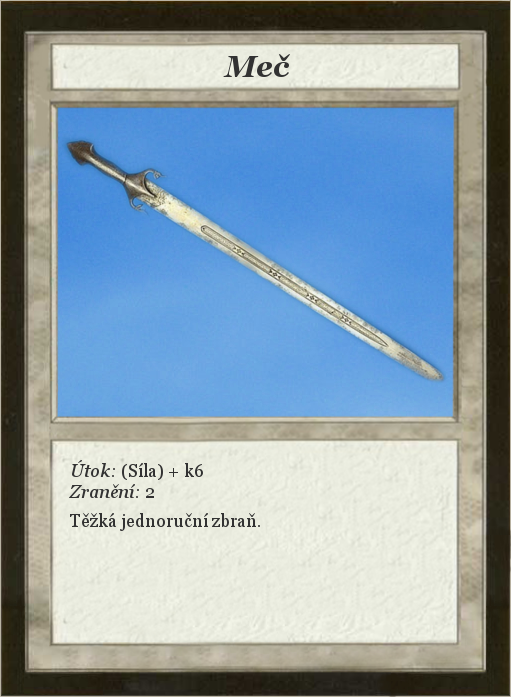
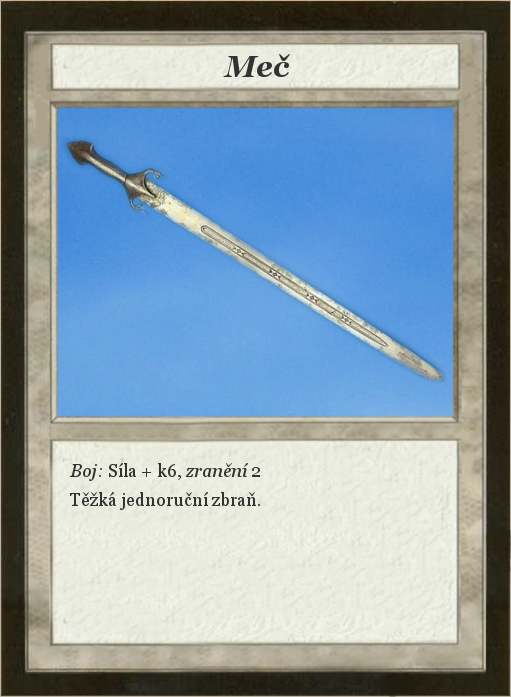
Revision of a layered (511, 697) image; what changed, layer by layer:
renamed "Útok: (Síla) + k6 ..." to "Boj: Síla + k6, zranění 2 ...", painted on it over [69, 460, 260, 531]
